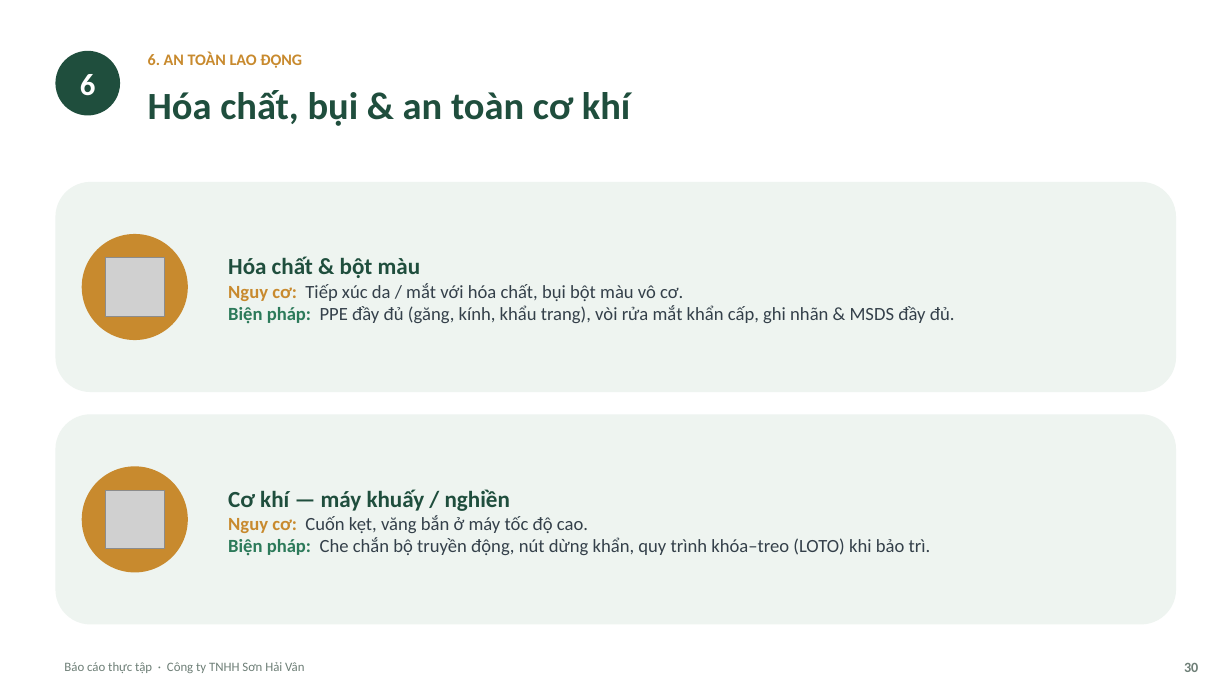
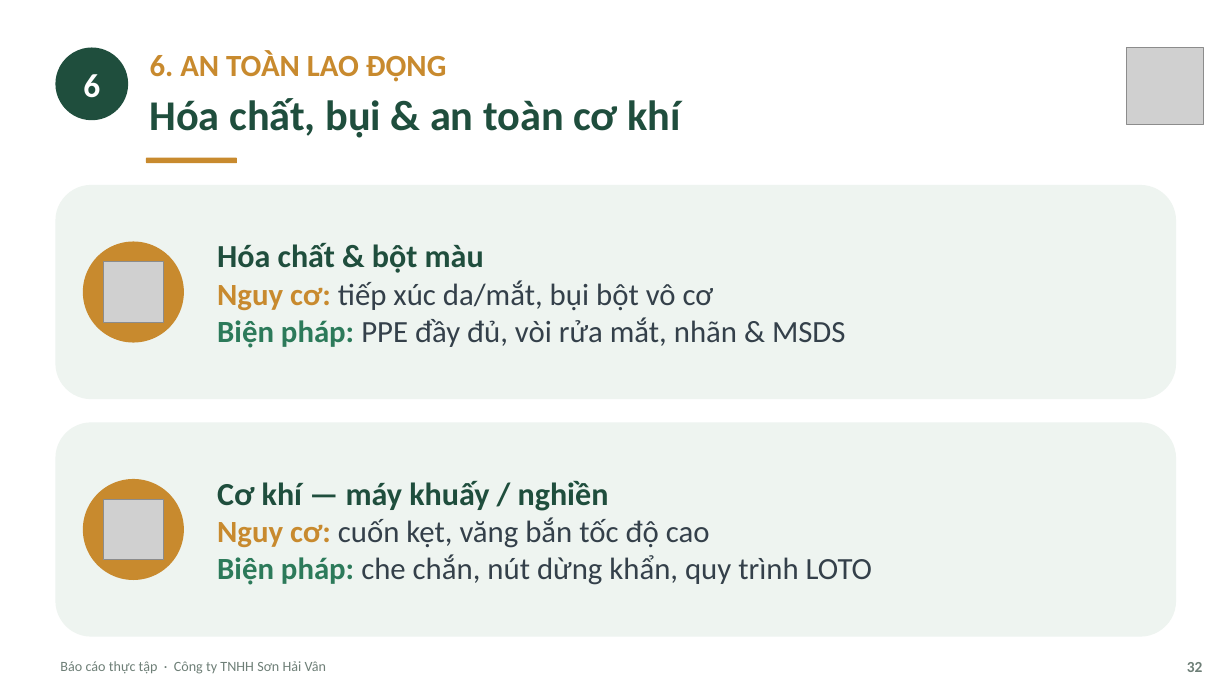
Before and after one commit to tranconcoder/pubic-resources, a slide deck: slide 32 of SuHeo/Báo cáo thực tập - Sơn Hải Vân.pptx (slide 30 before the commit). Drawn at 1232x693 pixels with LibreOffice and Linux fonts; fonts in the diff are those of the drawing; grey boxes stand for pictures. Boxes give left, top, right and bottom in pixels: in the first picture for what was removed or moved away, otherwise in the second. Text is boxed around its words. In the diff, an @@ line names an element or a change of style, - is before the commit and + after.

```diff
--- a/SuHeo/Báo cáo thực tập - Sơn Hải Vân.pptx
+++ b/SuHeo/Báo cáo thực tập - Sơn Hải Vân.pptx
@@ ellipse "6": place and size @@
-ellipse "6" at (55,51,120,116)
+ellipse "6" at (55,47,128,120)
@@ ellipse "6" at (55,47,128,120): size 24 to 26 pt @@
@@ text "6. AN TOÀN LAO ĐỘNG" at (150,50,446,82): size 12.5 to 24 pt @@
@@ picture added at (1127,47,1203,124) @@
@@ text "Hóa chất, bụi & an ...": place and size @@
-text "Hóa chất, bụi & an ..." at (148,90,630,126)
+text "Hóa chất, bụi & an ..." at (150,98,680,138)
@@ text "Hóa chất, bụi & an ..." at (150,98,680,138): size 30 to 33 pt @@
@@ rounded rectangle added at (146,158,237,164), fill #C88A2E @@
@@ rounded rectangle: place and size @@
-rounded rectangle at (55,182,1177,392)
+rounded rectangle at (55,185,1177,399)
@@ ellipse: place and size @@
-ellipse at (81,234,188,340)
+ellipse at (83,241,184,342)
@@ picture: place and size @@
-picture at (105,258,164,316)
+picture at (104,262,165,323)
@@ text at (217,243,484,273): size 18 to 25 pt in "Hóa chất & bột màu" @@
@@ text at (217,280,846,348): text changed; size 14.5 to 24 pt @@
-Nguy cơ: Tiếp xúc da / mắt với hóa chất, bụi bột màu vô cơ.
-Biện pháp: PPE đầy đủ (găng, kính, khẩu trang), vòi rửa mắt khẩn cấp, ghi nhãn & MSDS đầy đủ.
+Nguy cơ: tiếp xúc da/mắt, bụi bột vô cơ
+Biện pháp: PPE đầy đủ, vòi rửa mắt, nhãn & MSDS
@@ rounded rectangle: place and size @@
-rounded rectangle at (55,414,1177,624)
+rounded rectangle at (55,422,1177,637)
@@ ellipse: place and size @@
-ellipse at (81,467,188,573)
+ellipse at (83,479,184,579)
@@ picture: place and size @@
-picture at (105,490,164,548)
+picture at (104,499,165,560)
@@ text at (217,481,609,511): size 18 to 25 pt in "Cơ khí — máy khuấy / nghiền" @@
@@ text at (217,517,872,585): text changed; size 14.5 to 24 pt @@
-Nguy cơ: Cuốn kẹt, văng bắn ở máy tốc độ cao.
-Biện pháp: Che chắn bộ truyền động, nút dừng khẩn, quy trình khóa–treo (LOTO) khi bảo trì.
+Nguy cơ: cuốn kẹt, văng bắn tốc độ cao
+Biện pháp: che chắn, nút dừng khẩn, quy trình LOTO
@@ text "Báo cáo thực tập · ..." at (60,661,326,674): size 10 to 11 pt @@
@@ text removed at (1184,663,1198,672) @@
-30
@@ text added at (1187,662,1203,672), 12 pt, text #6E7F77, bold @@
+32
```
Also in this commit, not shown: 21 other slides changed, 13 slides added, 10 slides removed, 1 other file.
